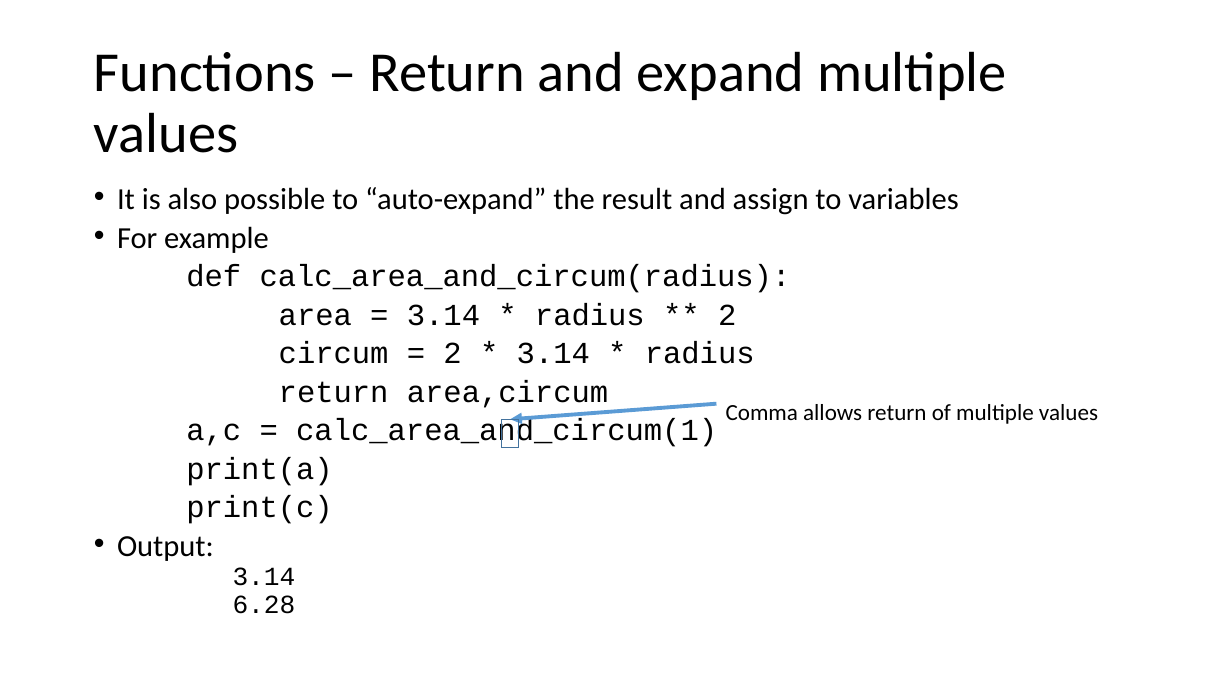
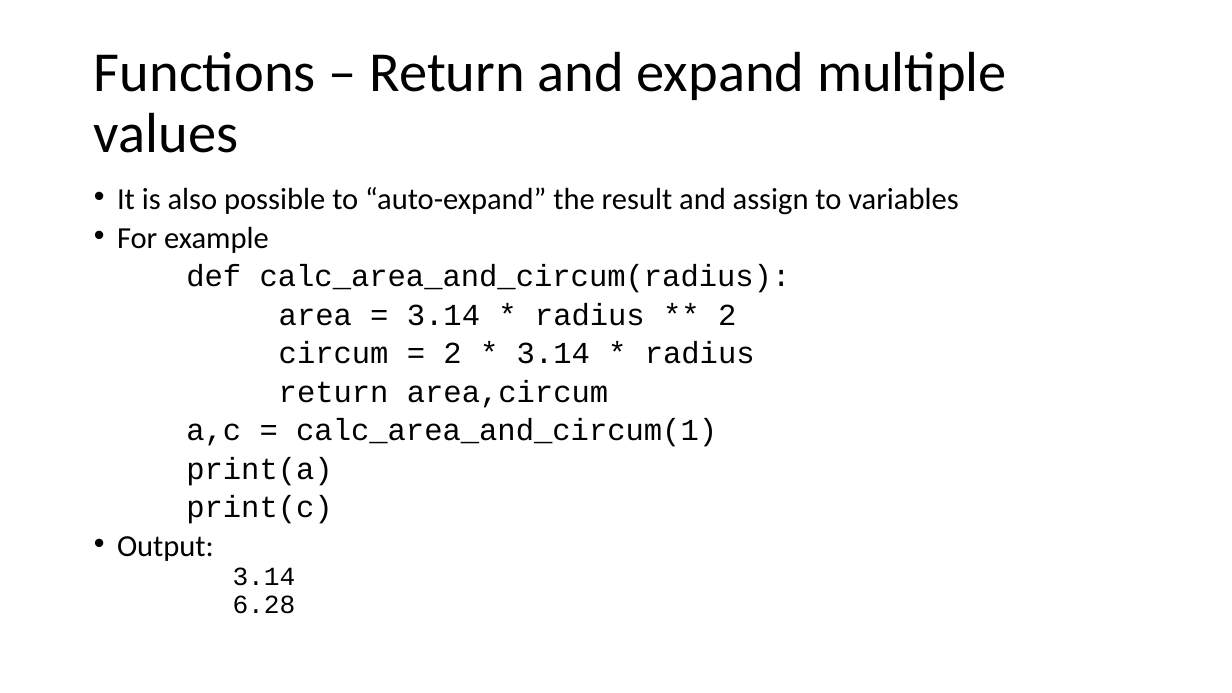
Before and after one commit to Cheltenham-Hackspace/hackspace_python, a slide deck: slide 11 of slides/HackSpace Python - week 4.pptx. Drawn at 1232x693 pixels with LibreOffice and Linux fonts; fonts in the diff are those of the drawing. Boxes give left, top, right and bottom in pixels: in the first picture for what was removed or moved away, otherwise in the second. Text is boxed around its words. In the diff, an @@ line names an element or a change of style, - is before the commit and + after.

```diff
--- a/slides/HackSpace Python - week 4.pptx
+++ b/slides/HackSpace Python - week 4.pptx
@@ arrow removed from (716, 404) to (510, 420) @@
@@ text removed at [726, 404, 1098, 424] @@
-Comma allows return of multiple values
@@ rectangle removed at [502, 420, 518, 448] @@
```
Also in this commit, not shown: 2 other slides changed, 1 other file.
